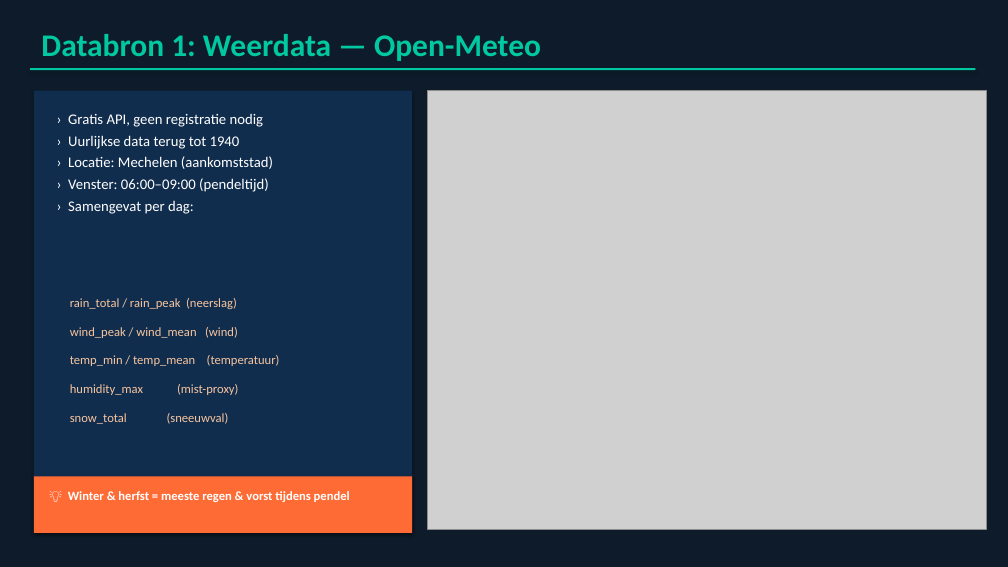
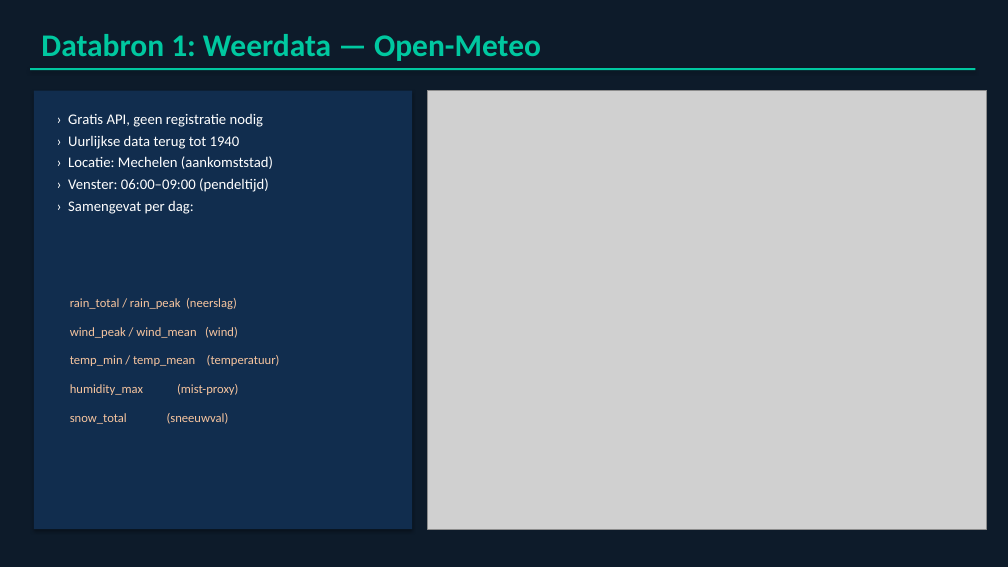
Before and after one commit to MaximeMylle/trafic_forecast_datascience, a slide deck: slide 5 of Gent_Mechelen_Presentatie.pptx. Drawn at 1008x567 pixels with LibreOffice and Linux fonts; fonts in the diff are those of the drawing; grey boxes stand for pictures. Boxes give left, top, right and bottom in pixels: in the first picture for what was removed or moved away, otherwise in the second. Text is boxed around its words. In the diff, an @@ line names an element or a change of style, - is before the commit and + after.

```diff
--- a/Gent_Mechelen_Presentatie.pptx
+++ b/Gent_Mechelen_Presentatie.pptx
@@ rectangle removed at (34,476,412,533) @@
@@ text removed at (68,491,350,502) @@
-💡 Winter & herfst = meeste regen & vorst tijdens pendel
```
Also in this commit, not shown: 10 other slides changed, 3 slides added, 5 slides removed.
